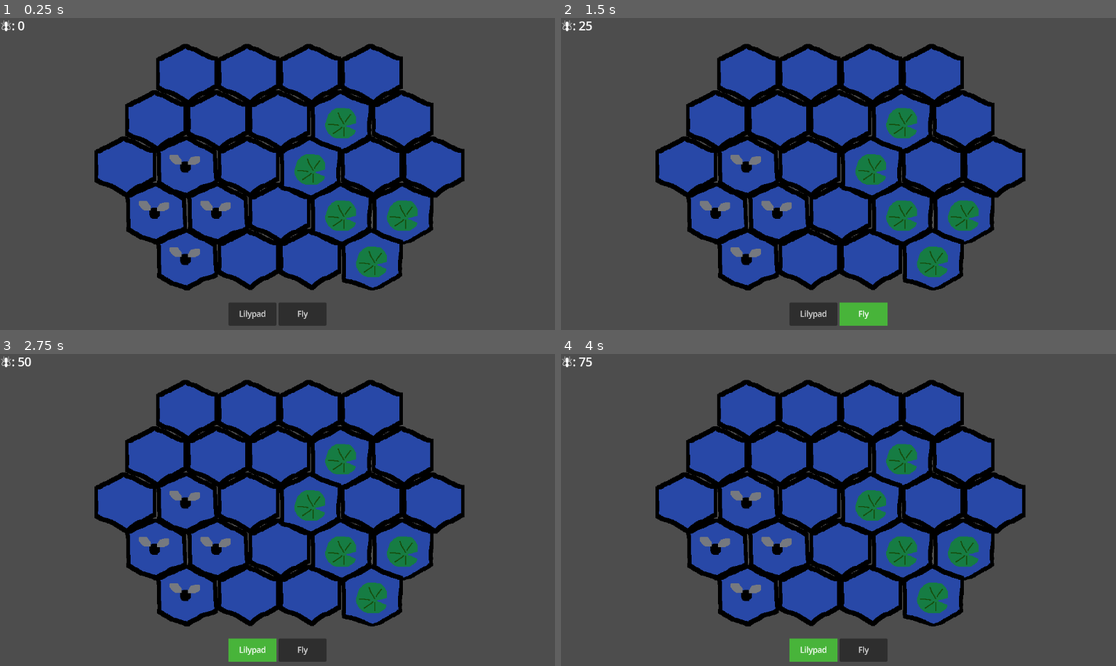
Above: before the commit, frames 1-4 (two rows, left to right).
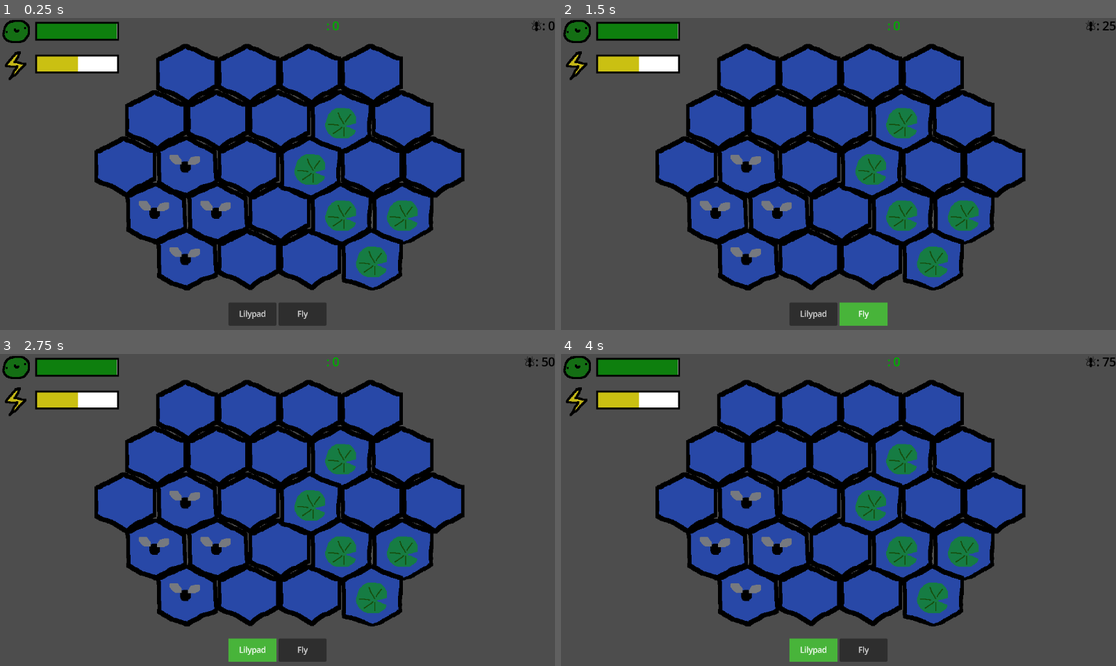
Above: after the commit, the same moments.

Repository: Aarfdark/Froggy
Game: Godot game, scene res://scenes/main.tscn
Same seed, same stepped clock (60 frames per second), same inputs: the game is played once before the commit and once after it.
Inputs:
- Up to frame 1 (0.25 s): no input
- Up to frame 2 (1.5 s): click "Lilypad" at 0.5 s; click "Fly" at 1.25 s
- Up to frame 3 (2.75 s): click "Lilypad" at 2 s
- Up to frame 4 (4 s): click "Fly" at 2.75 s; click "Lilypad" at 3.5 s

The runs differ from the first frame. In frame 1, 2.4% of the frame differs, in the area x 0-100%, y 0-21%; in frame 2, 2.4%; in frame 3, 2.4%; in frame 4, 2.4%.

Commit message:
pogres bar !

Diff:
--- a/scenes/main.tscn
+++ b/scenes/main.tscn
@@ -1,9 +1,14 @@
-[gd_scene load_steps=10 format=3 uid="uid://bjs3ergtg06f4"]
+[gd_scene load_steps=15 format=3 uid="uid://bjs3ergtg06f4"]
 
 [ext_resource type="PackedScene" uid="uid://dktrw4sj86mkf" path="res://scenes/board.tscn" id="1_o5qli"]
 [ext_resource type="Script" uid="uid://dqp3itfxeqrg" path="res://scripts/game_manager.gd" id="1_sugp2"]
 [ext_resource type="AudioStream" uid="uid://b8h2b86kbfk05" path="res://assets/Frog.ogg" id="2_jyhfs"]
+[ext_resource type="Texture2D" uid="uid://bd3dx0uk1ld84" path="res://assets/bar_under.png" id="5_o6xl0"]
 [ext_resource type="Script" uid="uid://bihupjp6kbad5" path="res://scripts/music.gd" id="5_tbgi4"]
+[ext_resource type="Texture2D" uid="uid://dej4gdp3m2iub" path="res://assets/happy_bar_over.png" id="6_tipki"]
+[ext_resource type="Texture2D" uid="uid://dmqvcex57r3dc" path="res://assets/energy_bar_over.png" id="7_85g3d"]
+[ext_resource type="Texture2D" uid="uid://kpm0jca7rlrl" path="res://assets/happy_progress.png" id="7_choun"]
+[ext_resource type="Texture2D" uid="uid://b2jv1g64sbwr" path="res://assets/energy_progress.png" id="9_ya4ey"]
 
 [sub_resource type="GDScript" id="GDScript_jyhfs"]
 script/source = "extends Control
@@ -86,10 +91,45 @@
 toggle_mode = true
 text = "Fly"
 
-[node name="FlyCounter" type="Label" parent="Control"]
-layout_mode = 0
-offset_right = 40.0
-offset_bottom = 22.3333
+[node name="ResourceUI" type="HBoxContainer" parent="Control"]
+layout_mode = 1
+anchors_preset = 10
+anchor_right = 1.0
+offset_bottom = 132.0
+grow_horizontal = 2
+
+[node name="Bars" type="VBoxContainer" parent="Control/ResourceUI"]
+layout_mode = 2
+
+[node name="HappyBar" type="TextureProgressBar" parent="Control/ResourceUI/Bars"]
+layout_mode = 2
+value = 96.0
+texture_under = ExtResource("5_o6xl0")
+texture_over = ExtResource("6_tipki")
+texture_progress = ExtResource("7_choun")
+texture_progress_offset = Vector2(75, 8)
+
+[node name="EnergyBar" type="TextureProgressBar" parent="Control/ResourceUI/Bars"]
+layout_mode = 2
+value = 50.0
+texture_under = ExtResource("5_o6xl0")
+texture_over = ExtResource("7_85g3d")
+texture_progress = ExtResource("9_ya4ey")
+texture_progress_offset = Vector2(75, 8)
+
+[node name="FrogCounter" type="Label" parent="Control/ResourceUI"]
+layout_mode = 2
+size_flags_horizontal = 10
+size_flags_vertical = 0
+theme_override_colors/font_color = Color(0, 0.686275, 0, 1)
+theme_override_font_sizes/font_size = 24
+text = "🐸: 0"
+
+[node name="FlyCounter" type="Label" parent="Control/ResourceUI"]
+layout_mode = 2
+size_flags_horizontal = 10
+size_flags_vertical = 0
+theme_override_colors/font_color = Color(0, 0, 0, 1)
 theme_override_font_sizes/font_size = 24
 text = "🪰: 0"
 
--- a/scripts/board_controller.gd
+++ b/scripts/board_controller.gd
@@ -10,13 +10,15 @@
 	FLY : Vector2i(1,0),
 }
 
-@onready var fly_counter: Label = $"../Control/FlyCounter"
+@onready var fly_counter: Label = $"../Control/ResourceUI/FlyCounter"
 var num_flies: int
 var building_cost = {
 	NONE : 0,
 	LILYPAD: 100,
 	FLY: 200,
 }
+
+@onready var frog_counter: Label = $"../Control/ResourceUI/FrogCounter"
 
 func set_building(type):
 	cur_building = type
--- a/scripts/game_manager.gd
+++ b/scripts/game_manager.gd
@@ -6,9 +6,6 @@
 
 enum {NONE=-1, LILYPAD=0, FLY=1}
 var building_buttons: Array
-
-var num_flies = 0
-@onready var fly_counter: Label = $Control/FlyCounter
 
 func _ready():
 	building_buttons = building_container.get_children()
Binary file added: assets/bar_under.png
Not shown, added: assets/bar_under.png.import
Binary file added: assets/energy_bar_over.png
Not shown, added: assets/energy_bar_over.png.import
Binary file added: assets/energy_progress.png
Not shown, added: assets/energy_progress.png.import
Binary file added: assets/happy_bar_over.png
Not shown, added: assets/happy_bar_over.png.import
Binary file added: assets/happy_progress.png
Not shown, added: assets/happy_progress.png.import
Not shown, added: assets/bar_under.pxo
Not shown, added: assets/energy_bar.pxo
(and 5 more such lines)
